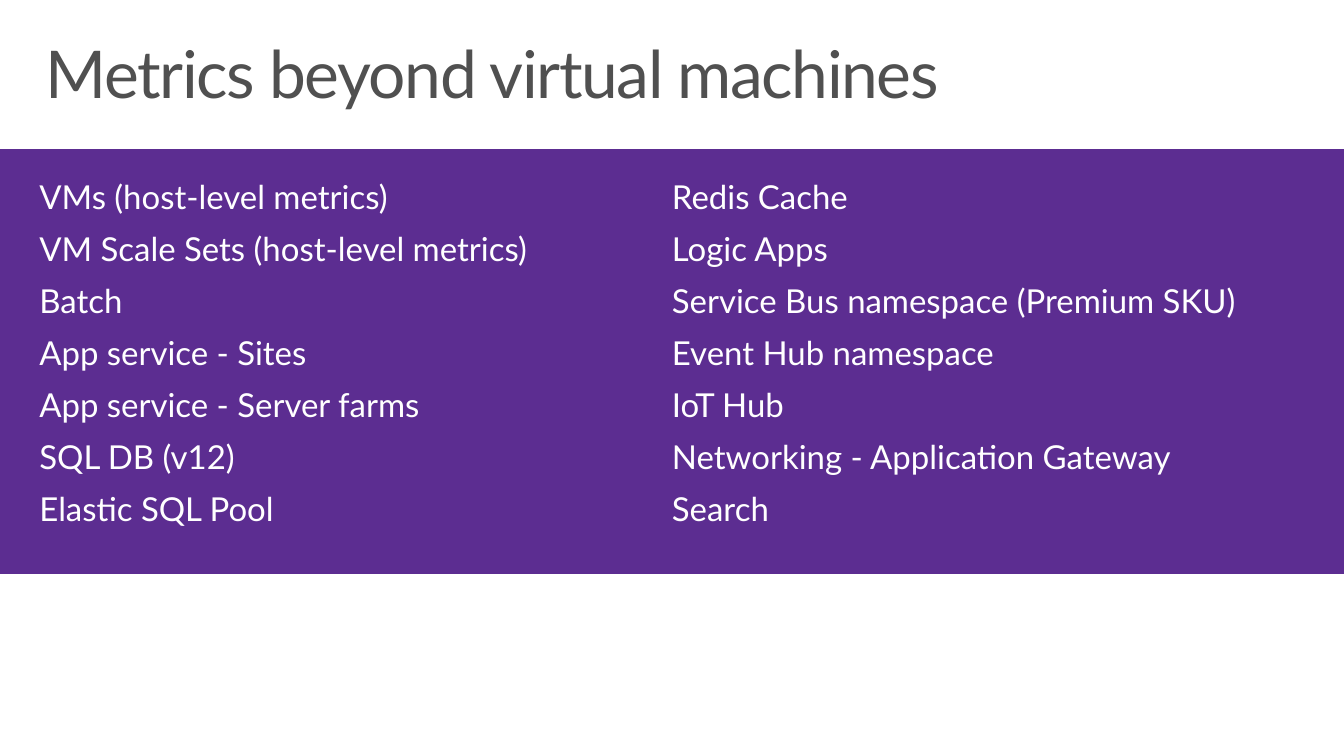
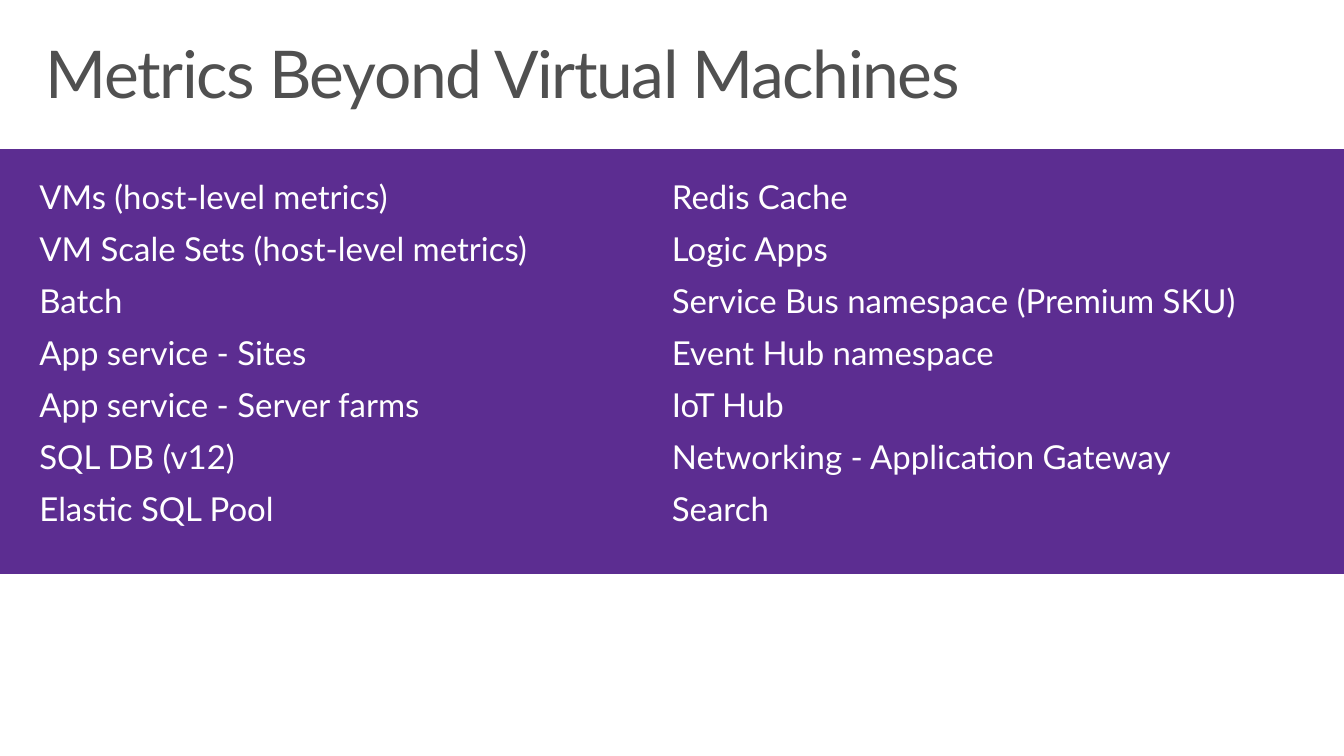
Before and after one commit to wely/DevCamp, a slide deck: slide 6 of Presentation/Module00-Monitoring.pptx. Drawn at 1344x756 pixels with LibreOffice and Linux fonts; fonts in the diff are those of the drawing; background and template pictures are left out. Boxes give left, top, right and bottom in pixels: in the first picture for what was removed or moved away, otherwise in the second. Text is boxed around its words. In the diff, an @@ line names an element or a change of style, - is before the commit and + after.

```diff
--- a/Presentation/Module00-Monitoring.pptx
+++ b/Presentation/Module00-Monitoring.pptx
@@ title at [45,49,960,110]: text changed @@
-Metrics beyond virtual machines
+Metrics Beyond Virtual Machines
```
Also in this commit, not shown: 13 other slides changed, 2 slides added.
